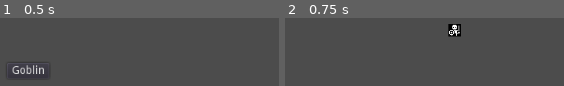
Above: before the commit, frames 1-2 (left to right).
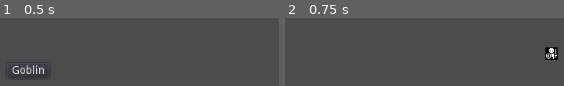
Above: after the commit, the same moments.

Repository: doctor-g/7DRL-2021
Game: Godot game, scene res://src/Room.tscn
Same seed, same stepped clock (60 frames per second), same inputs: the game is played once before the commit and once after it. The project has no main scene, so this scene is started directly.
Inputs:
- Up to frame 1 (0.5 s): no input
- Up to frame 2 (0.75 s): click "Goblin" at 0.5 s

Frame 1 is identical in both runs. In frame 2, 1.6% of the frame differs, in the area x 58-98%, y 8-62%.

Commit message:
Move monster management to room

Diff:
--- a/project/src/Commands/Goblin.gd
+++ b/project/src/Commands/Goblin.gd
@@ -6,5 +6,4 @@
 
 func execute() -> void:
 	var goblin = preload("res://src/Monsters/Goblin.tscn").instance()
-	goblin.position = Vector2(300, 50)
-	GameState.room.add_child(goblin)
+	GameState.room.add_monster(goblin)
--- a/project/src/Room.gd
+++ b/project/src/Room.gd
@@ -1,5 +1,6 @@
 extends Node2D
 
+onready var _monsters := $Monsters
 
 func _ready():
 	# Initialize the global state
@@ -10,3 +11,7 @@
 	card.command = load("res://src/Commands/Goblin.gd").new()
 	add_child(card)
 	card.position = Vector2(100,100)
+
+
+func add_monster(monster)->void:
+	_monsters.add_child(monster)
--- a/project/src/Room.tscn
+++ b/project/src/Room.tscn
@@ -4,3 +4,6 @@
 
 [node name="Room" type="Node2D"]
 script = ExtResource( 1 )
+
+[node name="Monsters" type="Node2D" parent="."]
+position = Vector2( 424, 80 )
